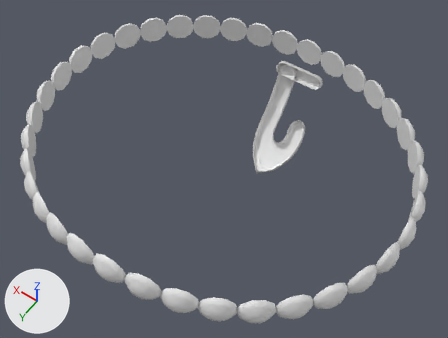
Renders of the OBJ model tools/make_wear4/art/export/diamond_j.obj from each side of a commit.
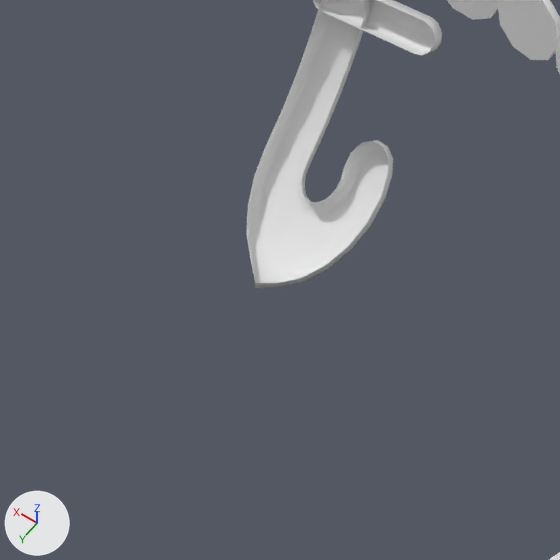
Each version appears first whole from a 50 mm camera at (-0.741, 1.525, 1.498) aimed at (-0.005, 0.495, -0.121), and next in a close-up on the part from 37% to 81% of the width and 21% to 80% of the height. Lighting does not change. The marker at lower left points along +X, +Y and +Z. The older version's two pictures come first. Where no turn or scale is listed for an object, it has been applied to the vertices. Vertices at exactly the same position are counted once.

Names of what the first close-up shows: 'gem01', 'gem02', 'jbar', 'jbody' and 2 more.
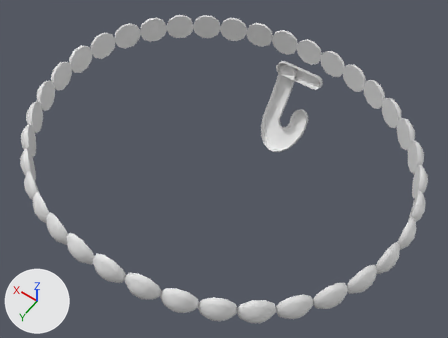
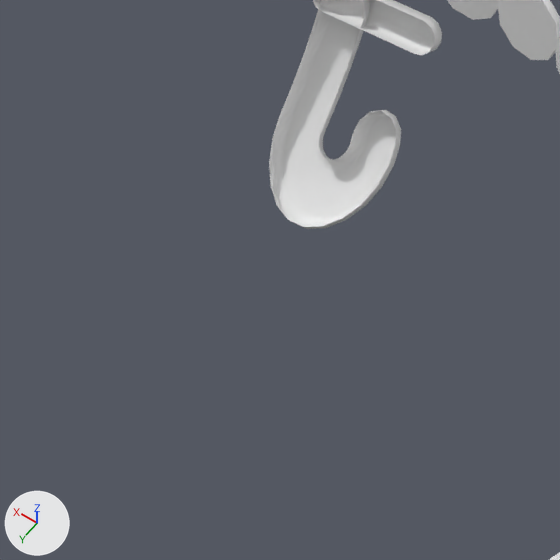
Where the change shows, as pixel boxes (x1, y1, x2, y2) in the close-ups (560 x 560 px):
'jbody', reshaped: before (246, 0, 393, 289); after (269, 0, 401, 229)

What the commit changed:
me_jbody is used by ob_jbody; location (0.0, 0.0, 0.0).
me_jbody had 176 vertices, 306 faces and spanned x -0.092..0.092, y -0.033..0.267, z -0.397..-0.071.
me_jbody now has 176 vertices, 306 faces and spans x -0.083..0.092, y -0.033..0.18, z -0.349..-0.071.
me_jbody part 1: 148 of 176 vertices moved; they spanned x -0.092..0.092, y -0.005..0.267, z -0.397..-0.149 and now span x -0.083..0.092, y -0.01..0.18, z -0.349..-0.14; mean shift (0.005, -0.039, 0.036); largest move (0.008, 0.265, -0.397) -> (0.014, 0.171, -0.349).
